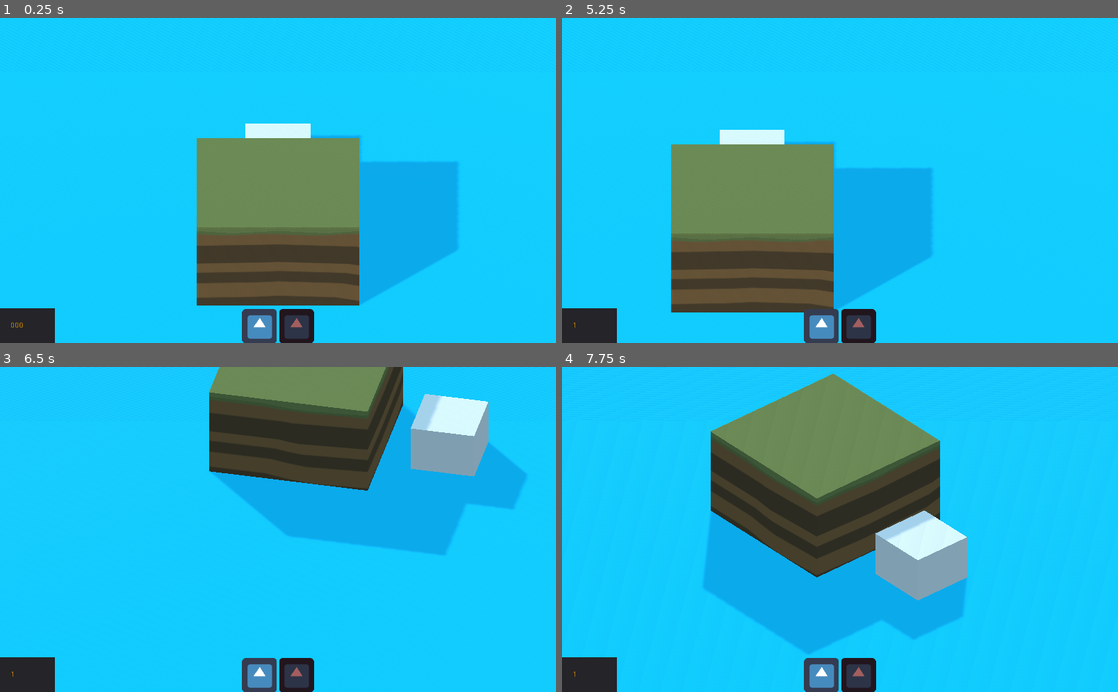
Above: before the commit, frames 1-4 (two rows, left to right).
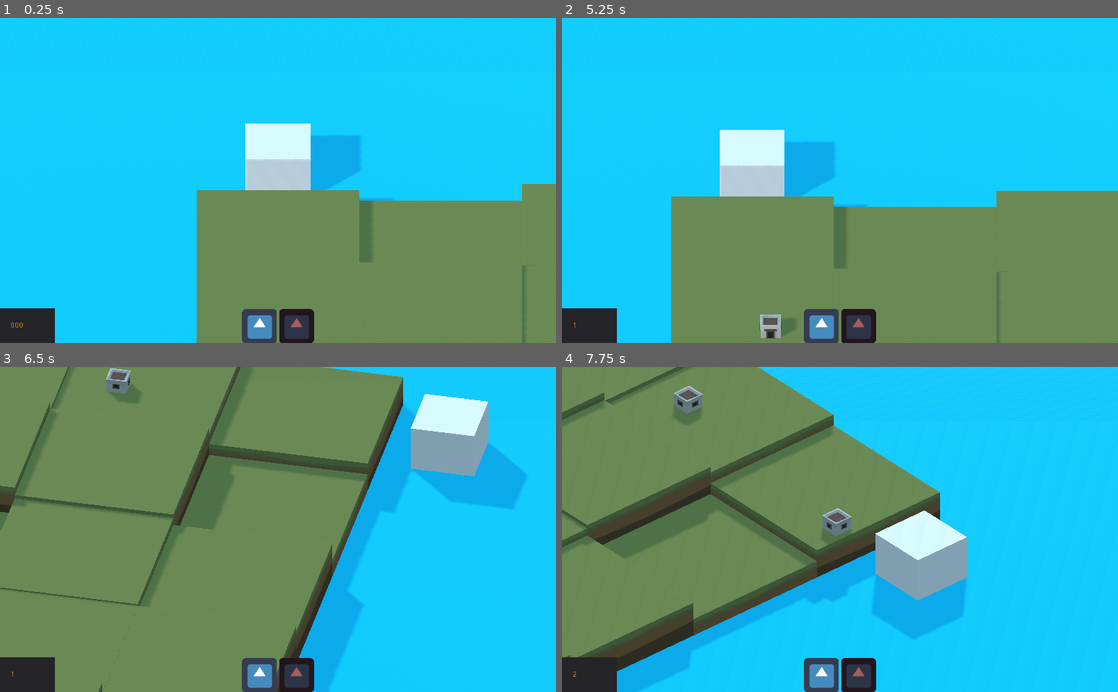
Above: after the commit, the same moments.

Repository: theludovyc/Godot_Islanders
Game: Godot game, scene res://Scene/Game.tscn
Two runs of this game, one before a commit and one after it. Both use one fixed random seed, a clock stepped at 60 frames per second and the inputs below. The engine's default icon, where the game draws it, is replaced by a stand-in: a white triangle on a blue panel in a dark square.
Inputs (mouse positions are in pixels of both pictures, inside the frame that each line leads up to):
- Up to frame 1 (0.25 s): no input
- Up to frame 2 (5.25 s): click (823, 326) at 0.5 s; click (823, 326) at 1.25 s; click (856, 326) at 2 s; click (856, 326) at 2.75 s; click (823, 326) at 3.5 s; click (856, 326) at 4.25 s; tap Enter at 5 s; move the mouse to (962, 164) at 5.02 s; hold Middle mouse button (mouse_middle) from 5.03 s (still down); click (962, 164) at 5.17 s
- Up to frame 3 (6.5 s): move the mouse to (166, 545) at 5.77 s; release Middle mouse button (mouse_middle) at 5.78 s; right-click (166, 545) at 5.85 s; click (166, 545) at 5.92 s
- Up to frame 4 (7.75 s): tap Space at 6.5 s; move the mouse to (895, 458) at 6.52 s; hold Middle mouse button (mouse_middle) 6.53-7.28 s; click (895, 458) at 6.67 s; move the mouse to (812, 594) at 7.27 s; right-click (812, 594) at 7.35 s; click (812, 594) at 7.42 s

The runs differ from the first frame. In frame 1, 31% of the frame differs, in the area x 35-100%, y 36-100%; in frame 2, 38%; in frame 3, 63%, in the area x 0-84%, y 0-100%; in frame 4, 45%.

Commit message:
start generate island

Diff:
--- a/Scene/Cube_Column.tscn
+++ b/Scene/Cube_Column.tscn
@@ -7,7 +7,7 @@
 [sub_resource type="BoxShape" id=1]
 extents = Vector3( 2, 0.1, 2 )
 
-[node name="Spatial" type="Area"]
+[node name="Cube_Column" type="Area"]
 
 [node name="MeshInstance" type="MeshInstance" parent="."]
 mesh = ExtResource( 1 )
--- a/Scene/GUI.tscn
+++ b/Scene/GUI.tscn
@@ -1,7 +1,18 @@
-[gd_scene load_steps=3 format=2]
+[gd_scene load_steps=5 format=2]
 
 [ext_resource path="res://Script/GUI.gd" type="Script" id=1]
 [ext_resource path="res://icon.png" type="Texture" id=2]
+
+[sub_resource type="OpenSimplexNoise" id=1]
+octaves = 9
+period = 0.1
+persistence = 0.0
+lacunarity = 1.69
+
+[sub_resource type="NoiseTexture" id=2]
+width = 256
+height = 256
+noise = SubResource( 1 )
 
 [node name="GUI" type="Control"]
 anchor_right = 1.0
@@ -55,5 +66,11 @@
 margin_bottom = 64.0
 texture_normal = ExtResource( 2 )
 
+[node name="TextureRect" type="TextureRect" parent="."]
+visible = false
+margin_right = 40.0
+margin_bottom = 40.0
+texture = SubResource( 2 )
+
 [connection signal="pressed" from="HBoxContainer/Adventure_Tower_01" to="." method="_on_Adventure_Tower_01_pressed"]
 [connection signal="pressed" from="HBoxContainer/Adventure_House_01" to="." method="_on_Adventure_House_01_pressed"]
--- a/Scene/Game.tscn
+++ b/Scene/Game.tscn
@@ -1,6 +1,5 @@
-[gd_scene load_steps=10 format=2]
+[gd_scene load_steps=9 format=2]
 
-[ext_resource path="res://Scene/Cube_Column.tscn" type="PackedScene" id=1]
 [ext_resource path="res://Script/Camera_Origin.gd" type="Script" id=2]
 [ext_resource path="res://Art/Material/Bleu.tres" type="Material" id=3]
 [ext_resource path="res://Scene/GUI.tscn" type="PackedScene" id=4]
@@ -51,8 +50,5 @@
 
 [node name="GUI" parent="." instance=ExtResource( 4 )]
 
-[node name="Spatial" parent="." instance=ExtResource( 1 )]
-transform = Transform( 1, 0, 0, 0, 1, 0, 0, 0, 1, 0, 2.89859, 0 )
-
 [connection signal="pop_building" from="Selection" to="." method="_on_Selection_pop_building"]
 [connection signal="button_pressed" from="GUI" to="Selection" method="_on_GUI_button_pressed"]
--- a/Script/Game.gd
+++ b/Script/Game.gd
@@ -1,4 +1,6 @@
 extends Node
+
+var Cube_Column = preload("res://Scene/Cube_Column.tscn")
 
 var score := 0
 
@@ -6,6 +8,26 @@
 
 # Called when the node enters the scene tree for the first time.
 func _ready():
+	var noise = OpenSimplexNoise.new()
+
+	# Configure
+	noise.seed = randi()
+	noise.octaves = 9
+	noise.period = 0.1
+	noise.persistence = 0
+
+	var vec_max = Vector2(5, 5)
+	var vec_center = vec_max/2
+
+	for i in 5:
+		for j in 5:
+			var column = Cube_Column.instance()
+			var noi = noise.get_noise_2d(i, j)
+
+			var vec = Vector2(i, j) - vec_center
+
+			column.translation = Vector3(5*i, noi + vec.normalized().length() , 5*j)
+			add_child(column)
 	pass # Replace with function body.
 
 
